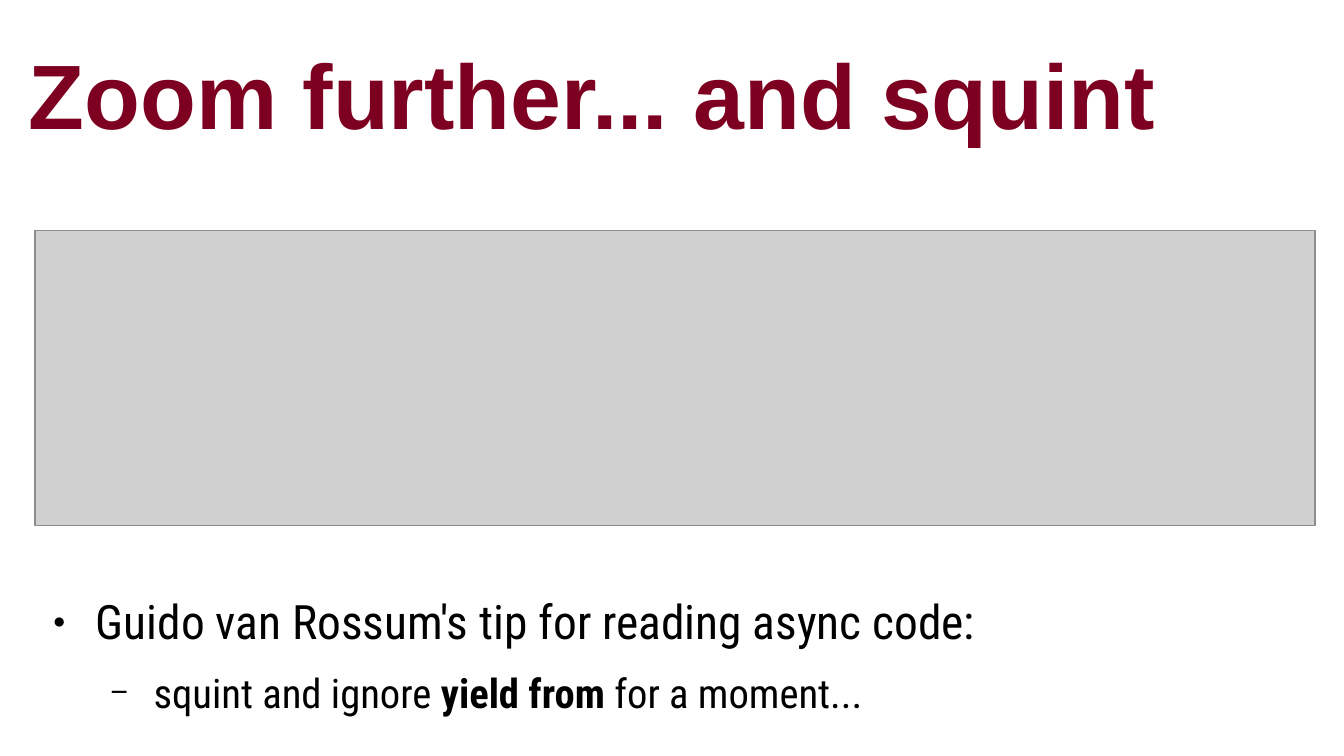
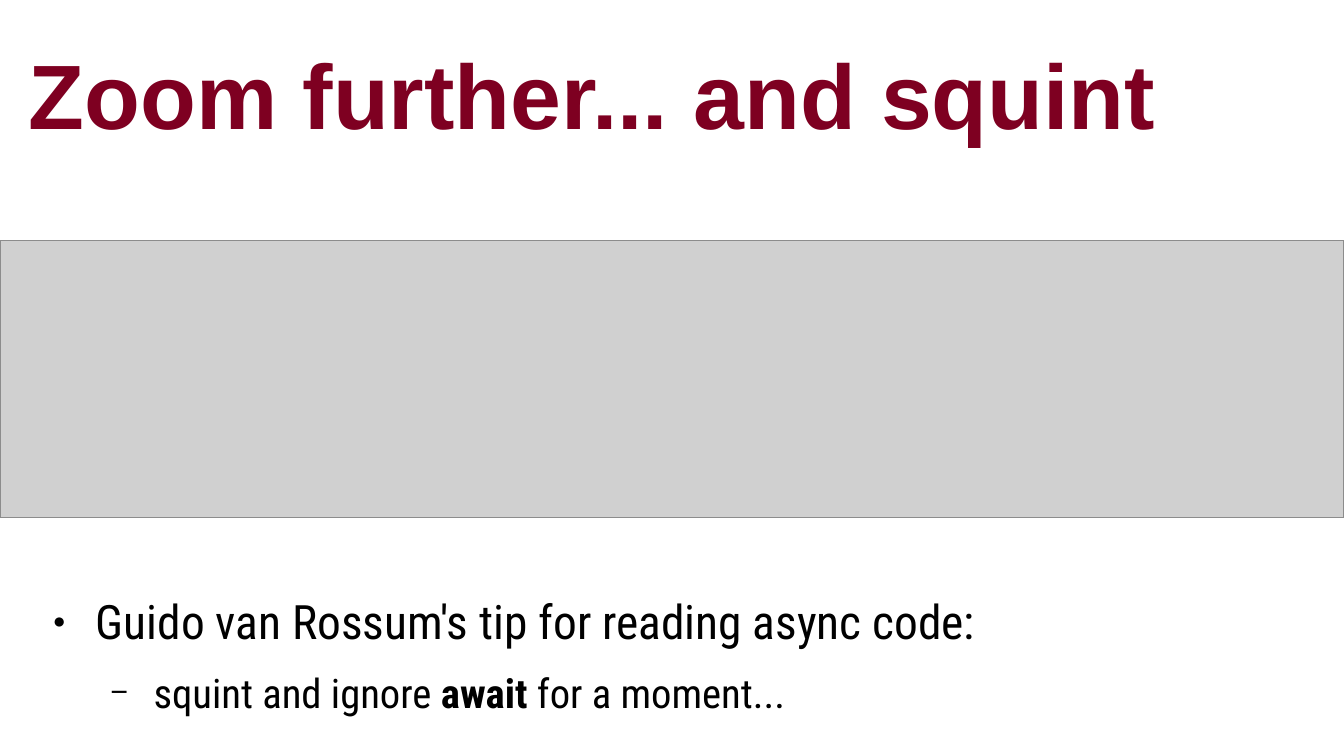
Before and after one commit to ramalho/platespinning, a slide deck: slide 31 of plate-spinning-oscon-eu.odp (slide 34 before the commit). Drawn at 1344x756 pixels with LibreOffice and Linux fonts; fonts in the diff are those of the drawing; grey boxes stand for pictures. Boxes give left, top, right and bottom in pixels: in the first picture for what was removed or moved away, otherwise in the second. Text is boxed around its words. In the diff, an @@ line names an element or a change of style, - is before the commit and + after.

```diff
--- a/plate-spinning-oscon-eu.odp
+++ b/plate-spinning-oscon-eu.odp
@@ picture: place and size @@
-picture at [35,231,1316,526]
+picture at [0,240,1344,518]
@@ text at [154,677,785,717]: text changed @@
-  − squint and ignore yield from for a moment...
+  − squint and ignore await for a moment...
```
Also in this commit, not shown: 29 other slides changed, 1 slide added, 4 slides removed, 13 other files.
